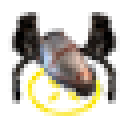
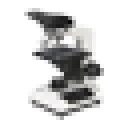
Layer changes from the first 128px x 128px image to the second:
added group "field-equipment" with 1 layers above "bio-research" over bbox(24, 8, 104, 120)
added layer "Layer 31" in group "field-equipment" over bbox(24, 8, 104, 120)
hid group "landing site" (2 layers) over bbox(8, 12, 120, 116)
